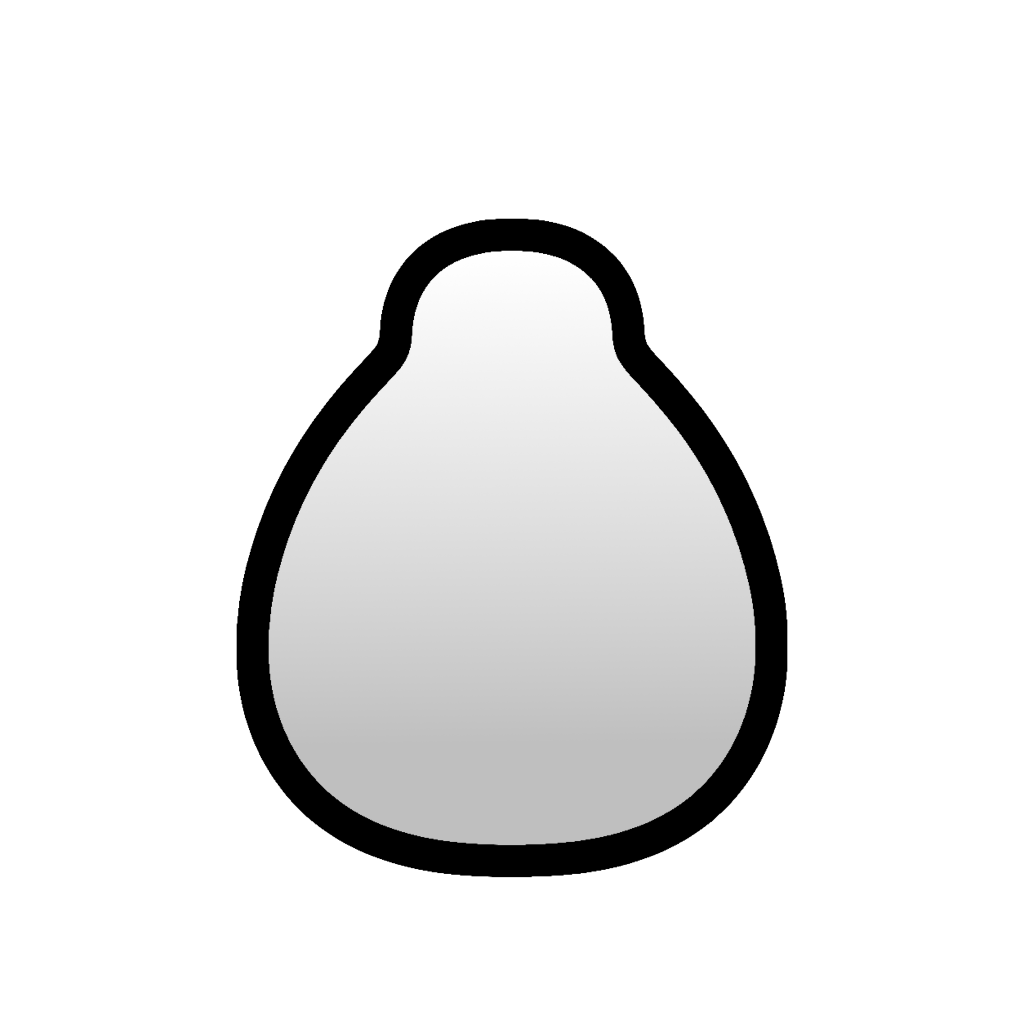
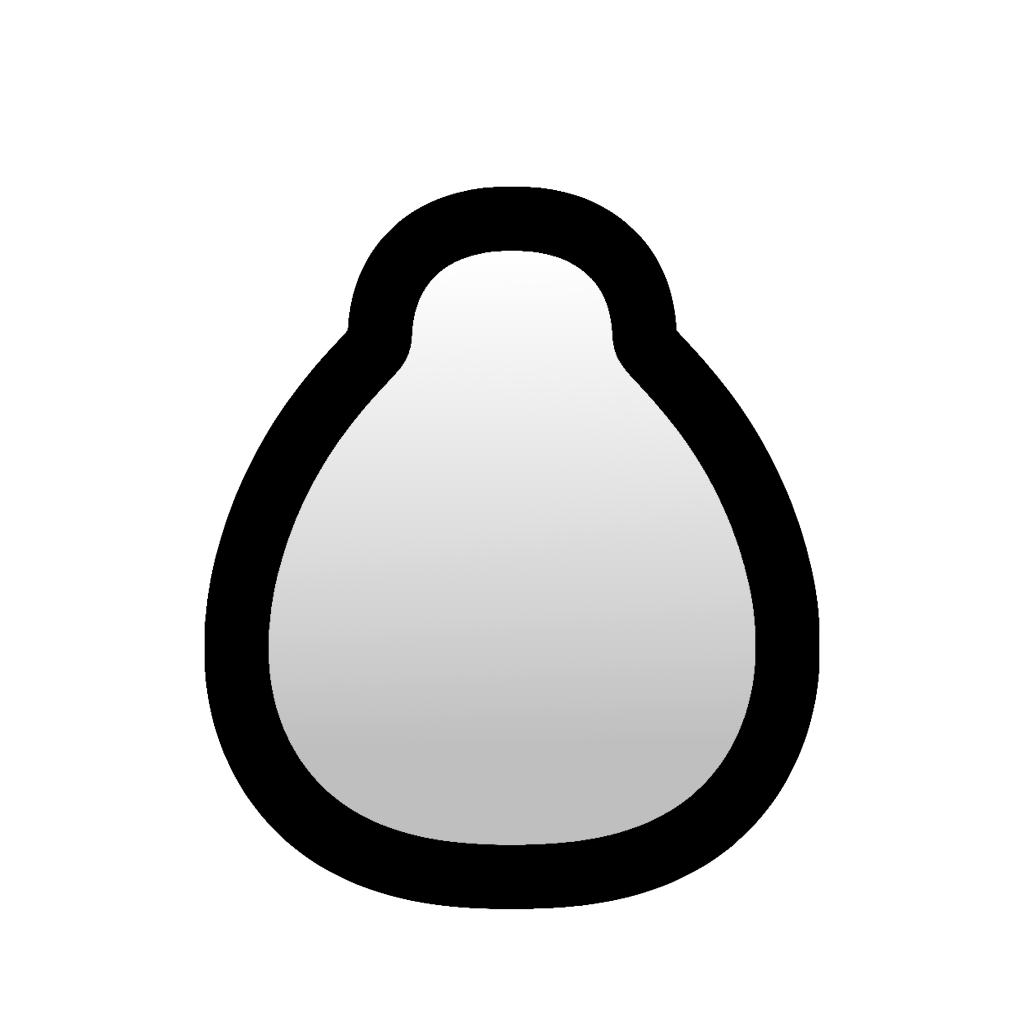
Comparing the layer stacks of the two 1024×1024 images. Changes:
painted on "Edge" over [204, 186, 820, 910]
